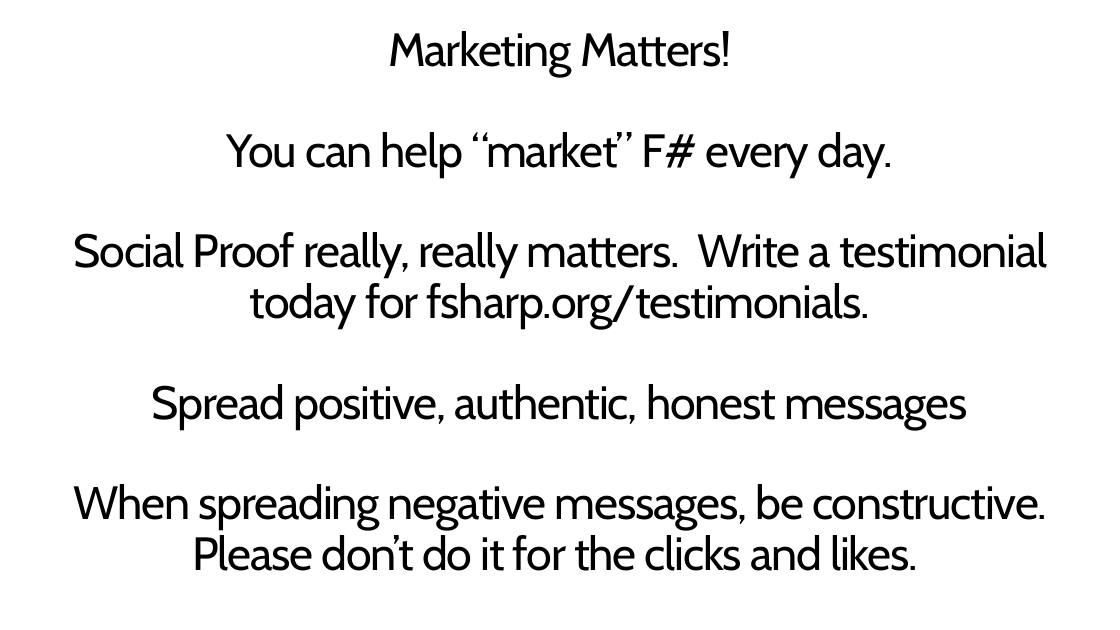
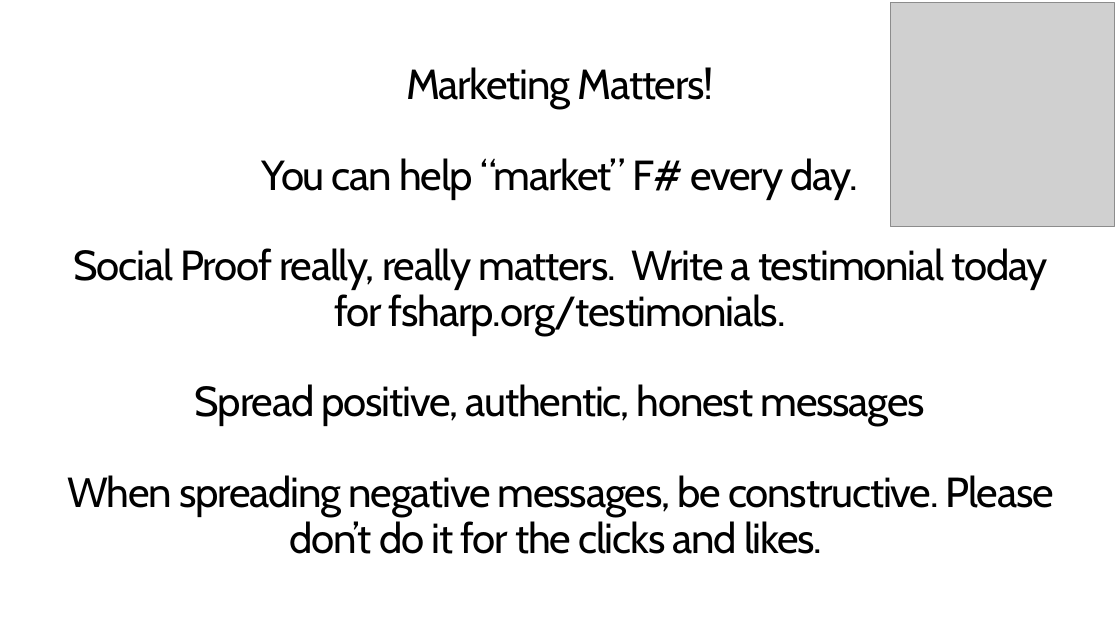
Before and after one commit to dsyme/dsyme-presentations, a slide deck: slide 22 of 2020-06-04-fsharpconf/on-independence.pptx. Drawn at 1120x630 pixels with LibreOffice and Linux fonts; fonts in the diff are those of the drawing; grey boxes stand for pictures. Boxes give left, top, right and bottom in pixels: in the first picture for what was removed or moved away, otherwise in the second. Text is boxed around its words. In the diff, an @@ line names an element or a change of style, - is before the commit and + after.

```diff
--- a/2020-06-04-fsharpconf/on-independence.pptx
+++ b/2020-06-04-fsharpconf/on-independence.pptx
@@ picture added at [891,3,1115,227] @@
@@ title "Marketing Matters! You can help ...": place and size @@
-title "Marketing Matters! You can help ..." at [74,31,1047,571]
+title "Marketing Matters! You can help ..." at [67,67,1054,554]
@@ title "Marketing Matters! You can help ..." at [67,67,1054,554]: size 40 to 36 pt @@
```
Also in this commit, not shown: 12 other slides changed, 4 slides added, 3 slides removed, 2 other files.
